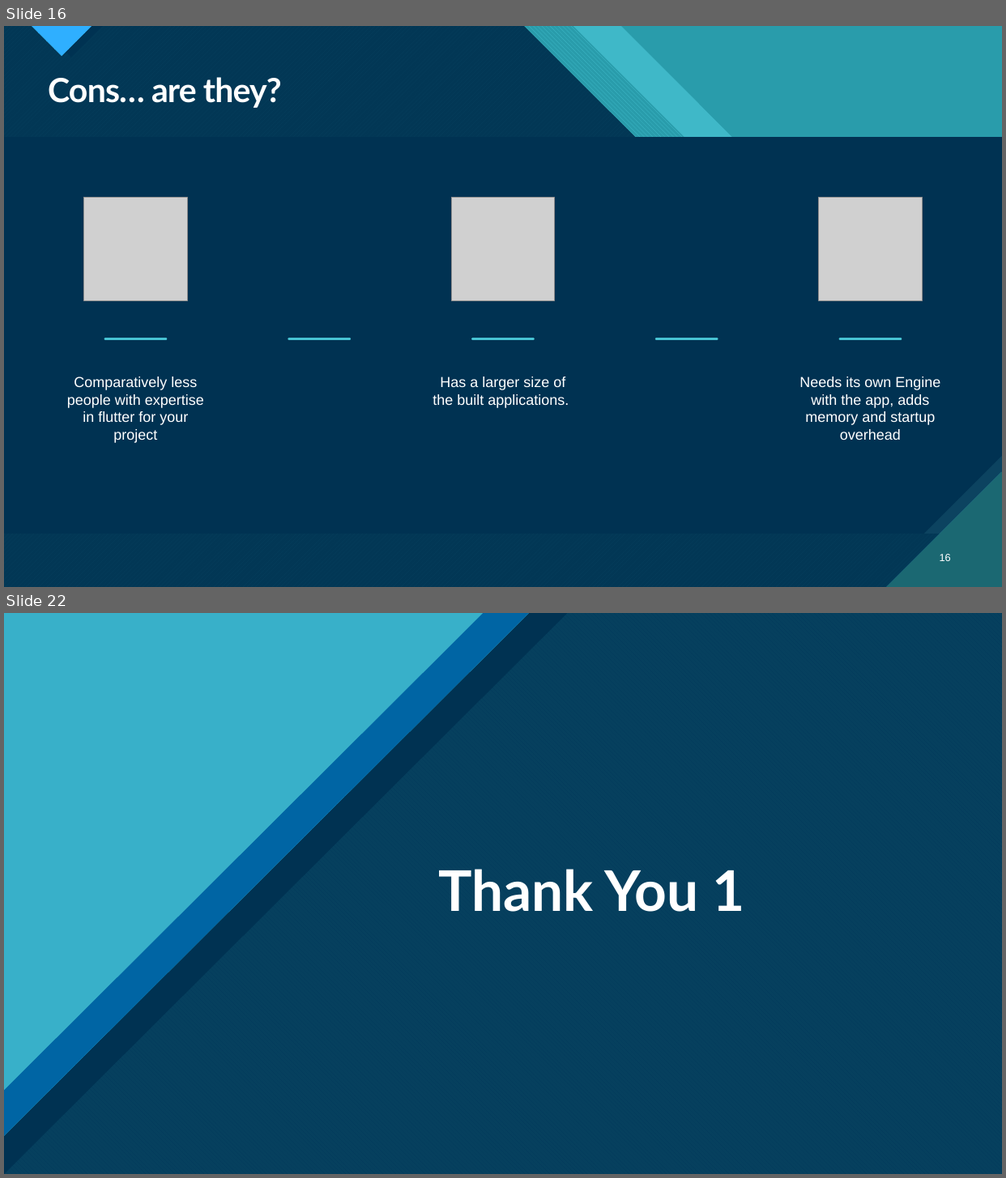
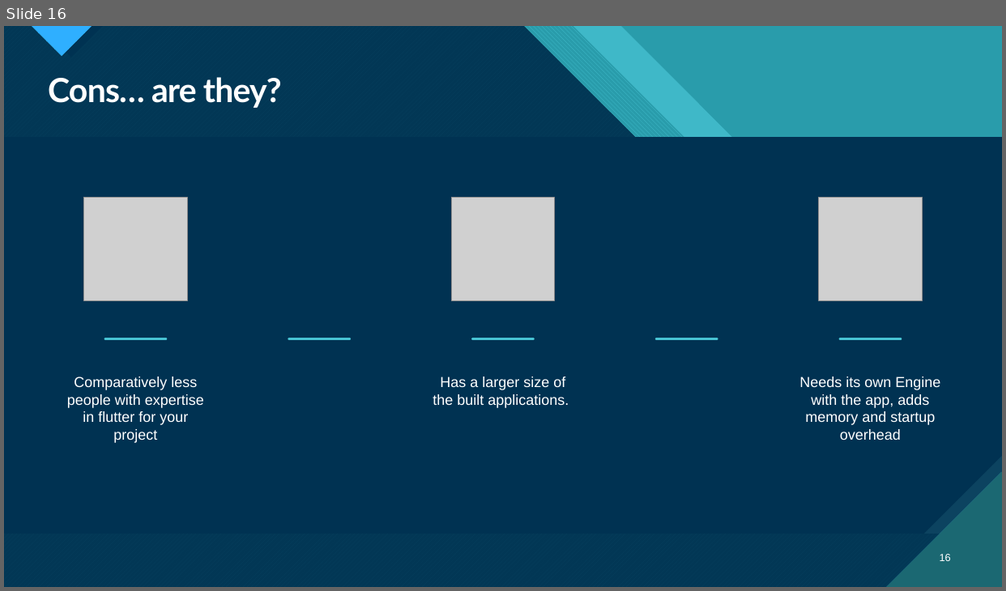
Before and after one commit to PratyayDhond/IT-3rd-year-notes, a slide deck: Seminar/Native Application Development Using Flutter.pptx. Shown one above the other, each under a label of ours: slides 16 and 22 before the commit, slide 16 after it; the slides between them are not shown. The pictures are 1006x1178 and 1006x591 pixels, drawn with LibreOffice and Linux fonts; fonts in the diff are those of the drawing; grey boxes stand for pictures. Boxes give left, top, right and bottom in pixels: in the first picture for what was removed or moved away, otherwise in the second. Text is boxed around its words. In the diff, an @@ line names an element or a change of style, - is before the commit and + after.

```diff
--- a/Seminar/Native Application Development Using Flutter.pptx
+++ b/Seminar/Native Application Development Using Flutter.pptx
@@ slide 22 removed at (4,613,1002,1174), background #FFFFFF; not listed: 9 template elements that a slide beside it also shows @@
@@ rectangle removed at (4,613,1002,1174) @@
@@ freeform shape removed at (4,613,1002,1174) @@
@@ freeform shape removed at (4,613,1002,1174) @@
@@ freeform shape removed at (4,613,1002,1174) @@
@@ right triangle removed at (4,613,567,1174) @@
@@ right triangle removed at (4,613,529,1136) @@
@@ right triangle removed at (4,613,484,1091) @@
@@ title removed at (438,869,745,912) @@
-Thank You 1
```
Also in this commit, not shown: 1 slide changed, 3 slides added, 6 other slides removed.
